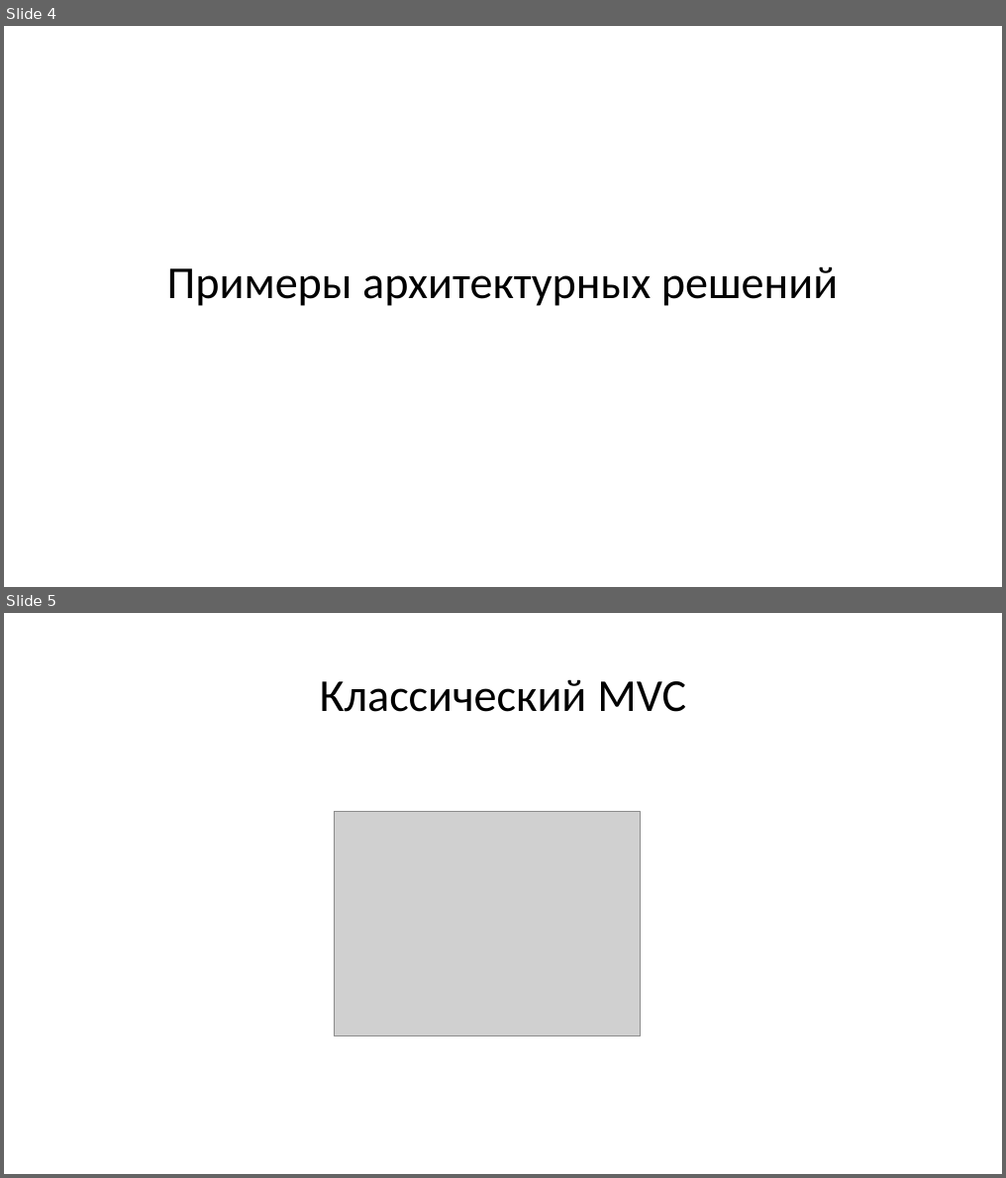
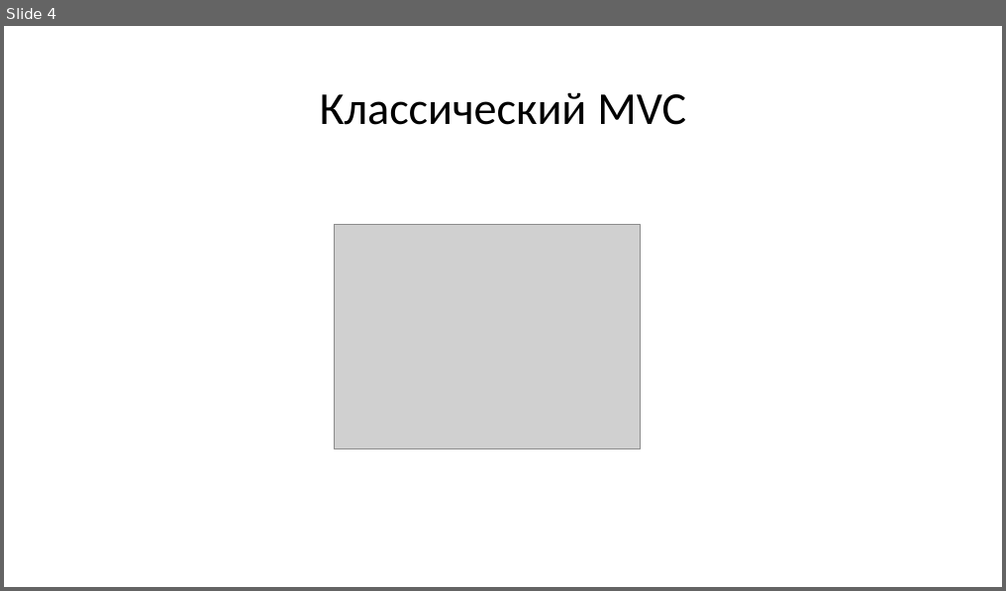
Before and after one commit to dimaxz/Lectures, a slide deck: Лекция 2. Паттерны/Лекция 2. Паттерны.pptx. Shown one above the other, each under a label of ours: slides 4 and 5 before the commit, slide 4 after it. The pictures are 1006x1178 and 1006x591 pixels, drawn with LibreOffice and Linux fonts; fonts in the diff are those of the drawing; grey boxes stand for pictures. Boxes give left, top, right and bottom in pixels: in the first picture for what was removed or moved away, otherwise in the second. Text is boxed around its words. In the diff, an @@ line names an element or a change of style, - is before the commit and + after.

```diff
--- a/Лекция 2. Паттерны/Лекция 2. Паттерны.pptx
+++ b/Лекция 2. Паттерны/Лекция 2. Паттерны.pptx
@@ slide 4 removed at <box>4,26,1002,587</box>, background #FFFFFF @@
@@ title removed at <box>167,267,838,306</box> @@
-Примеры архитектурных решений
@@ what was slide 5 is now slide 4 @@
```
Also in this commit, not shown: 10 slides changed, 5 other files.
